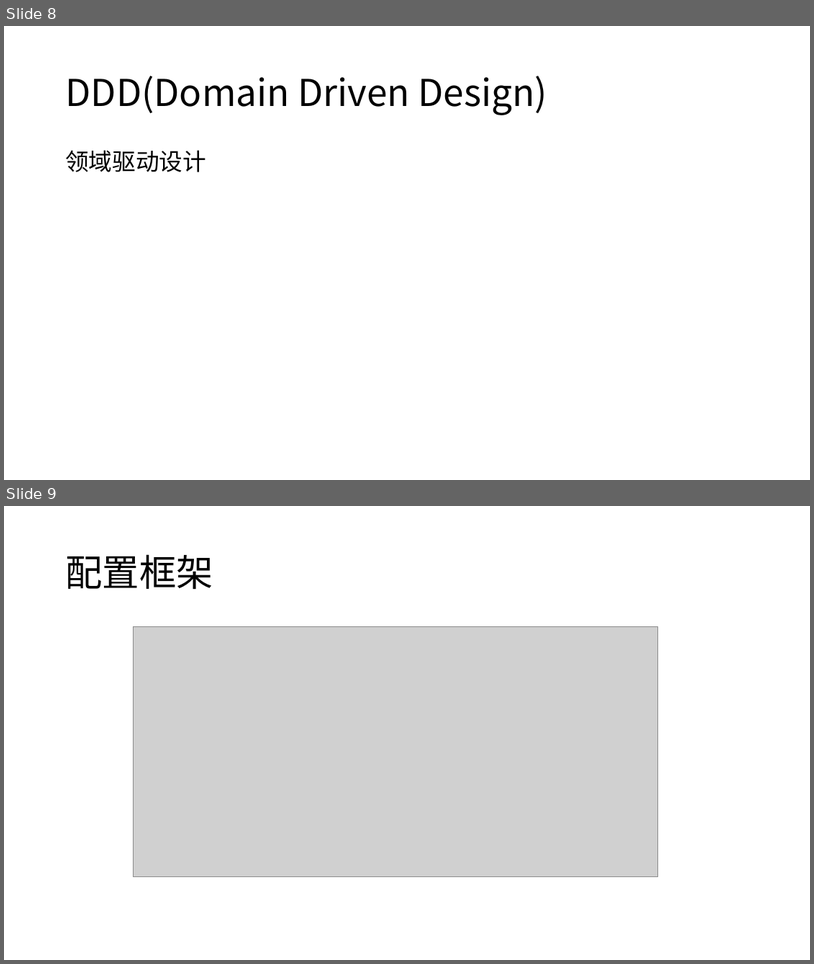
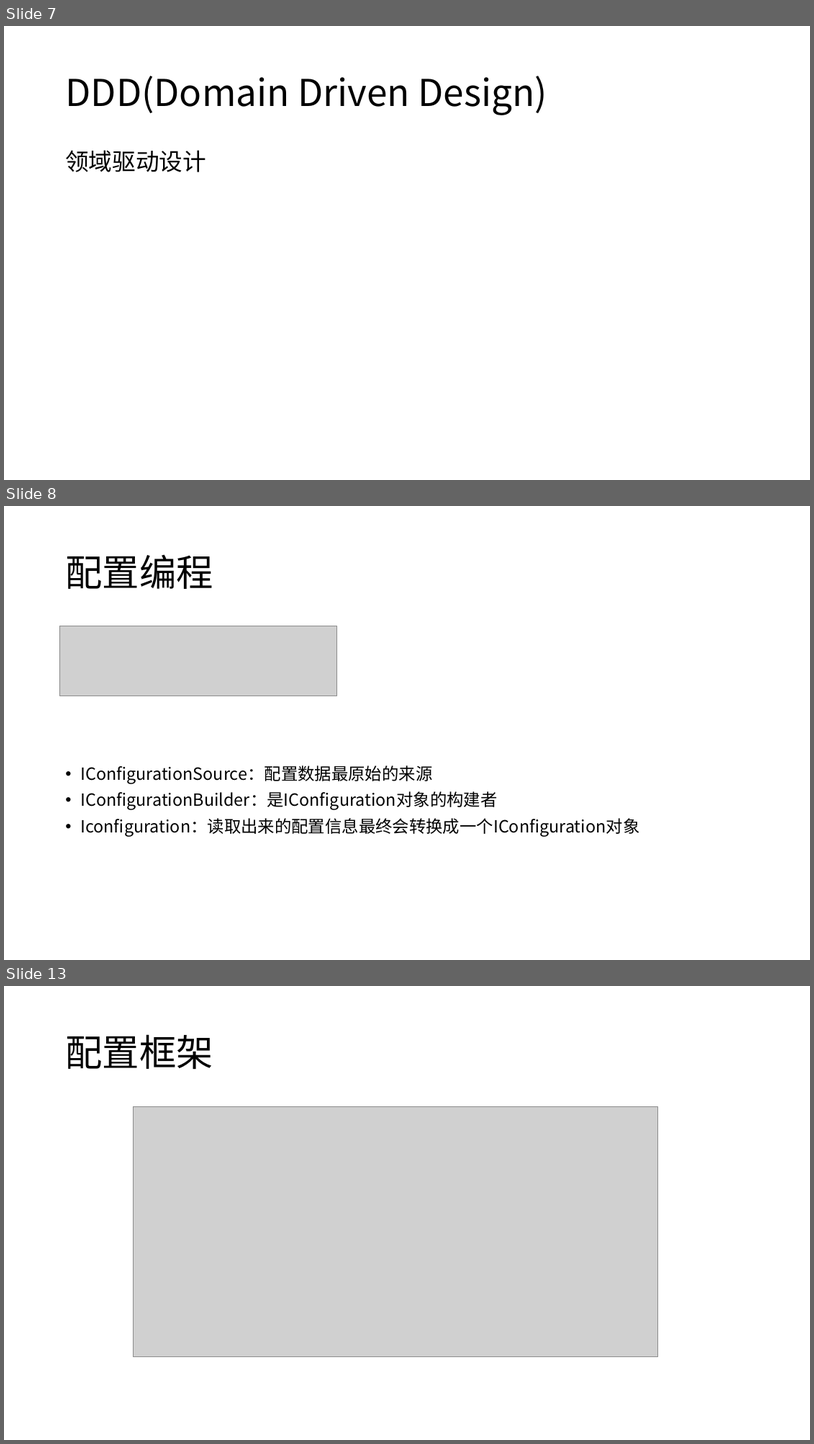
Before and after one commit to DarkRogerZz/TestCore, a slide deck: Word/.NET Core核心基础知识内容.pptx. Shown one above the other, each under a label of ours: slides 8 and 9 before the commit, slides 7, 8 and 13 after it; the slides between them are not shown. The pictures are 814x964 and 814x1444 pixels, drawn with LibreOffice and Linux fonts; fonts in the diff are those of the drawing; grey boxes stand for pictures. Boxes give left, top, right and bottom in pixels: in the first picture for what was removed or moved away, otherwise in the second. Text is boxed around its words. In the diff, an @@ line names an element or a change of style, - is before the commit and + after.

```diff
--- a/Word/.NET Core核心基础知识内容.pptx
+++ b/Word/.NET Core核心基础知识内容.pptx
@@ slide 8 added at [4, 506, 810, 960], background #FFFFFF @@
@@ title added at [65, 554, 213, 589], 44 pt, text #000000 @@
+配置编程
@@ picture added at [59, 626, 337, 696] @@
@@ text added at [80, 765, 640, 836], 20 pt, text #000000 @@
+• IConfigurationSource：配置数据最原始的来源
+• IConfigurationBuilder：是IConfiguration对象的构建者
+• Iconfiguration：读取出来的配置信息最终会转换成一个IConfiguration对象
@@ what was slide 8 is now slide 7 @@
@@ what was slide 9 is now slide 13 @@
```
Also in this commit, not shown: 3 slides changed, 16 other slides added, 8 other files.
